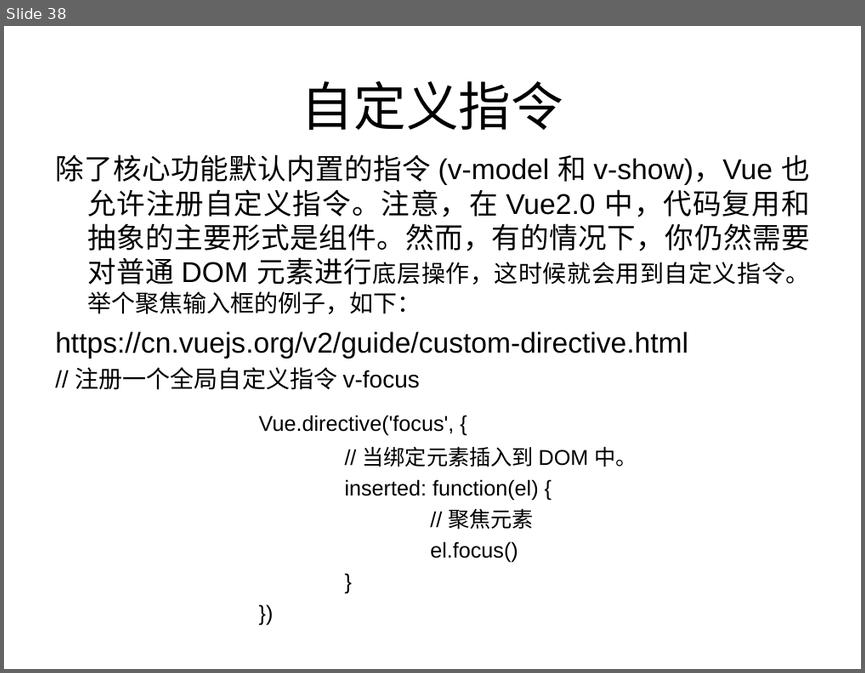
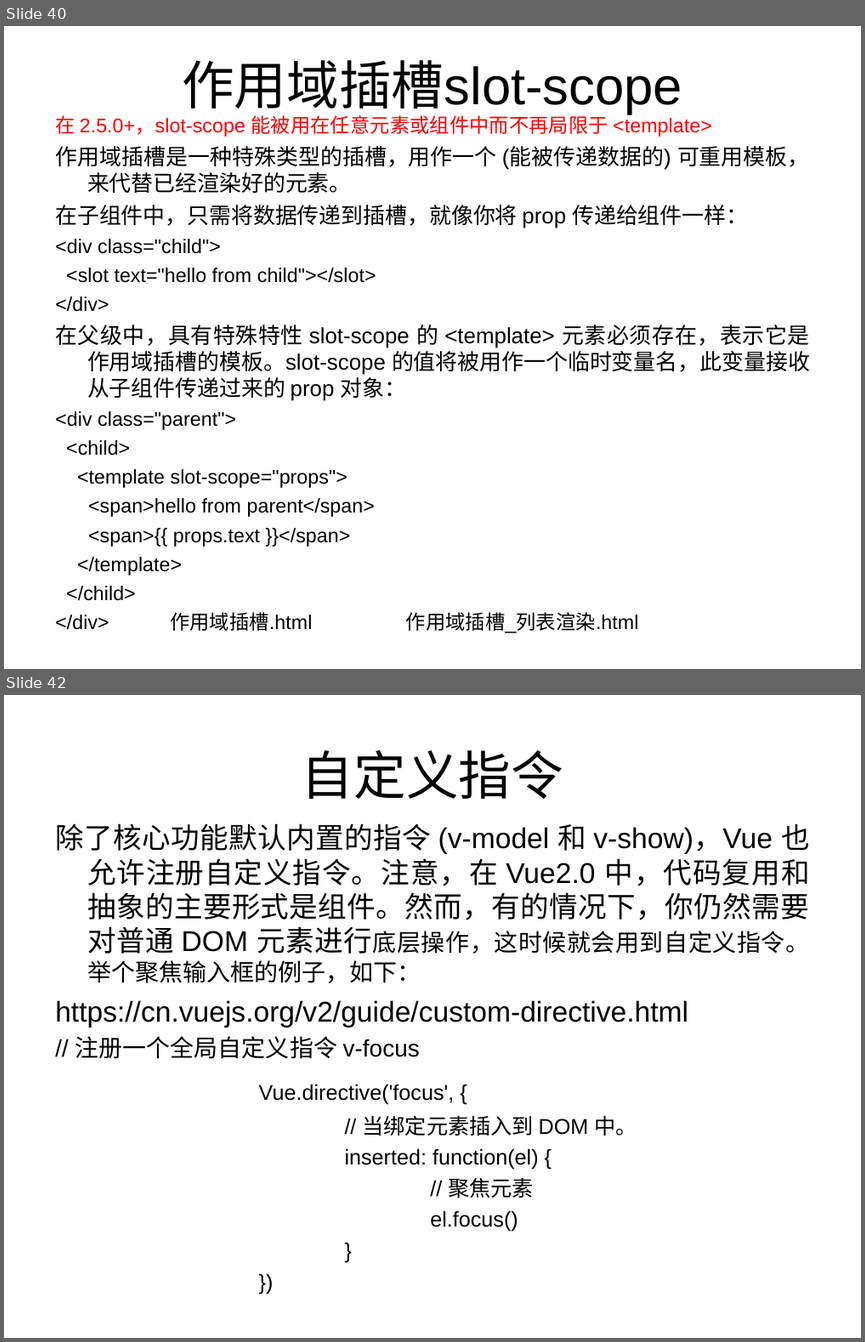
Before and after one commit to zhang13/VueLearn, a slide deck: doc/Vue入坑指南.ppt. Shown one above the other, each under a label of ours: slide 38 before the commit, slides 40 and 42 after it; the slides between them are not shown. The pictures are 865x673 and 865x1342 pixels, drawn with LibreOffice and Linux fonts; fonts in the diff are those of the drawing. Boxes give left, top, right and bottom in pixels: in the first picture for what was removed or moved away, otherwise in the second. Text is boxed around its words. In the diff, an @@ line names an element or a change of style, - is before the commit and + after.

```diff
--- a/doc/Vue入坑指南.ppt
+++ b/doc/Vue入坑指南.ppt
@@ slide 40 added at (4,26,861,669), background #FFFFFF @@
@@ title added at (182,60,682,118), 44 pt, text #000000 @@
+作用域插槽slot-scope
@@ text added at (55,115,810,633), 16.6 pt, text #000000 @@
+在 2.5.0+，slot-scope 能被用在任意元素或组件中而不再局限于 <template>
+作用域插槽是一种特殊类型的插槽，用作一个 (能被传递数据的) 可重用模板，来代替已经渲染好的元素。
+在子组件中，只需将数据传递到插槽，就像你将 prop 传递给组件一样：
+<div class="child">
+<slot text="hello from child"></slot>
+</div>
+在父级中，具有特殊特性 slot-scope 的 <template> 元素必须存在，表示它是作用域插槽的模板。slot-scope 的值将被用作一个临时变量名，此变量接收从子组件传递过来的 prop 对象：
+<div class="parent">
+<child>
+<template slot-scope="props">
+<span>hello from parent</span>
+<span>{{ props.text }}</span>
+</template>
+</child>
+</div> 作用域插槽.html 作用域插槽_列表渲染.html
@@ what was slide 38 is now slide 42 @@
```
Also in this commit, not shown: 1 slide changed, 3 other slides added, 5 other files.
